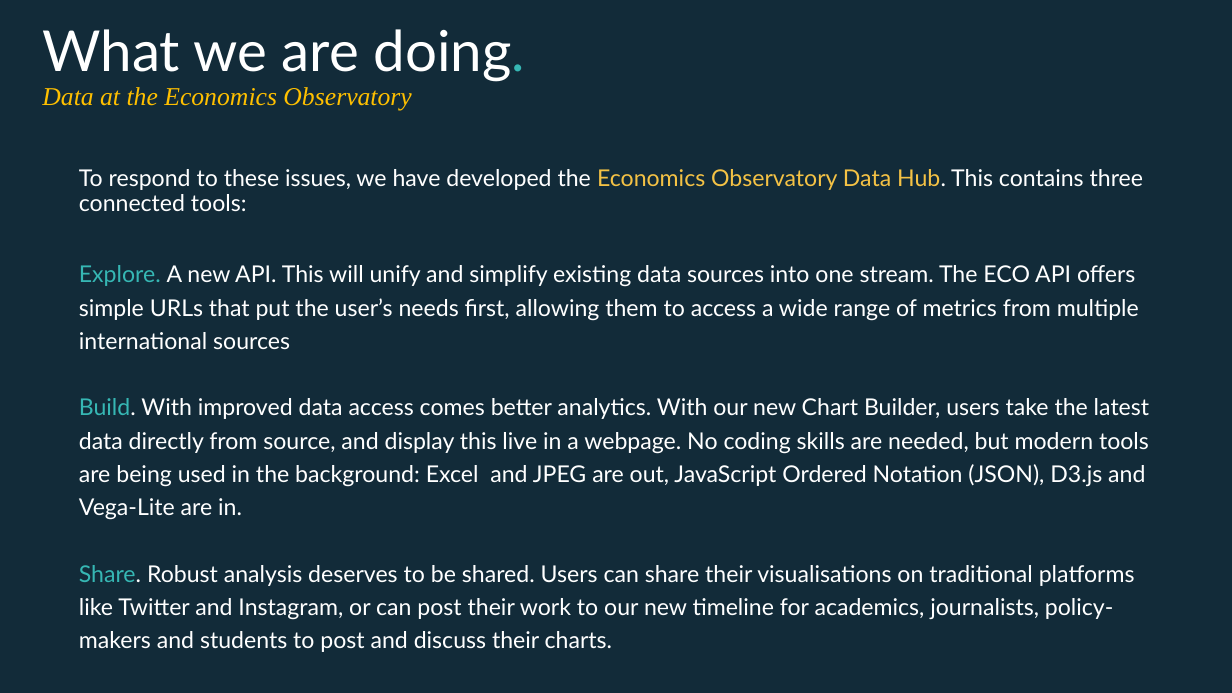
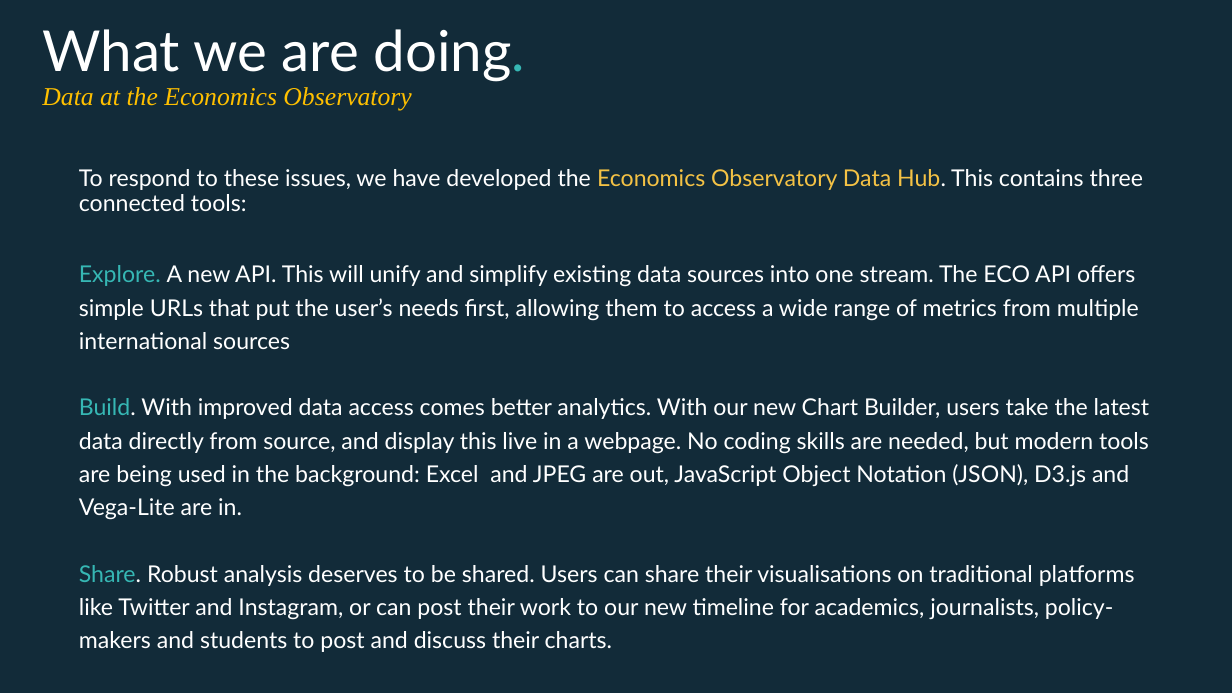
Before and after one commit to EconomicsObservatory/courses, a slide deck: slide 9 of 1/1_Charts_as_data.pptx. Drawn at 1232x693 pixels with LibreOffice and Linux fonts; fonts in the diff are those of the drawing. Boxes give left, top, right and bottom in pixels: in the first picture for what was removed or moved away, otherwise in the second. Text is boxed around its words. In the diff, an @@ line names an element or a change of style, - is before the commit and + after.

```diff
--- a/1/1_Charts_as_data.pptx
+++ b/1/1_Charts_as_data.pptx
@@ text at [79, 398, 1149, 520]: text changed @@
-Build. With improved data access comes better analytics. With our new Chart Builder, users take the latest data directly from source, and display this live in a webpage. No coding skills are needed, but modern tools are being used in the background: Excel and JPEG are out, JavaScript Ordered Notation (JSON), D3.js and Vega-Lite are in.
+Build. With improved data access comes better analytics. With our new Chart Builder, users take the latest data directly from source, and display this live in a webpage. No coding skills are needed, but modern tools are being used in the background: Excel and JPEG are out, JavaScript Object Notation (JSON), D3.js and Vega-Lite are in.
```
